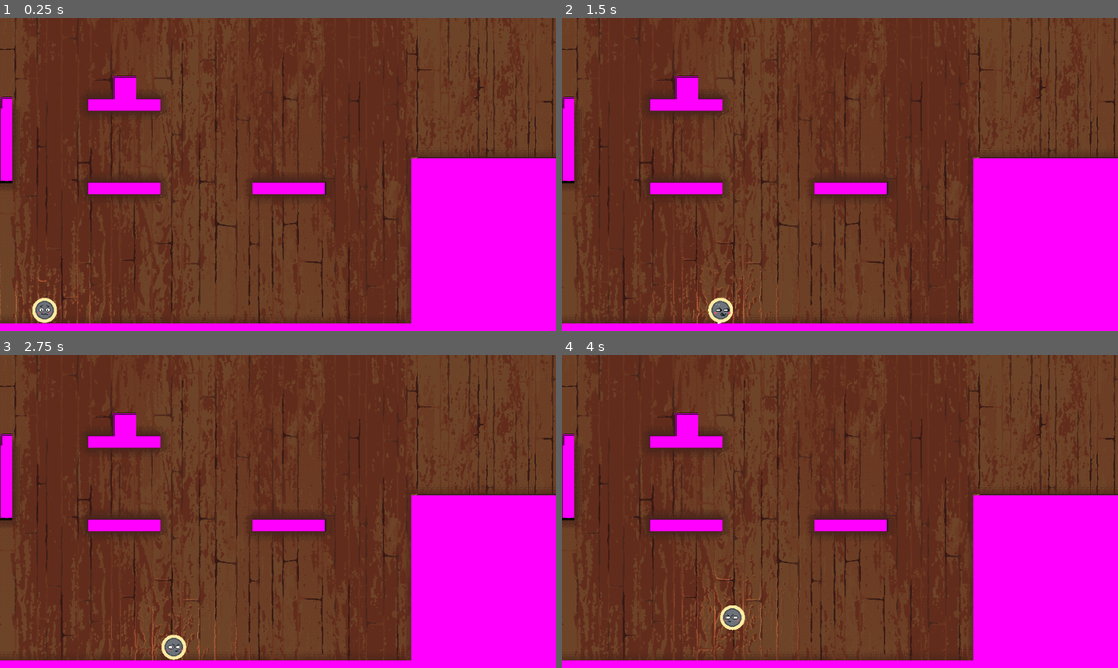
Above: before the commit, frames 1-4 (two rows, left to right).
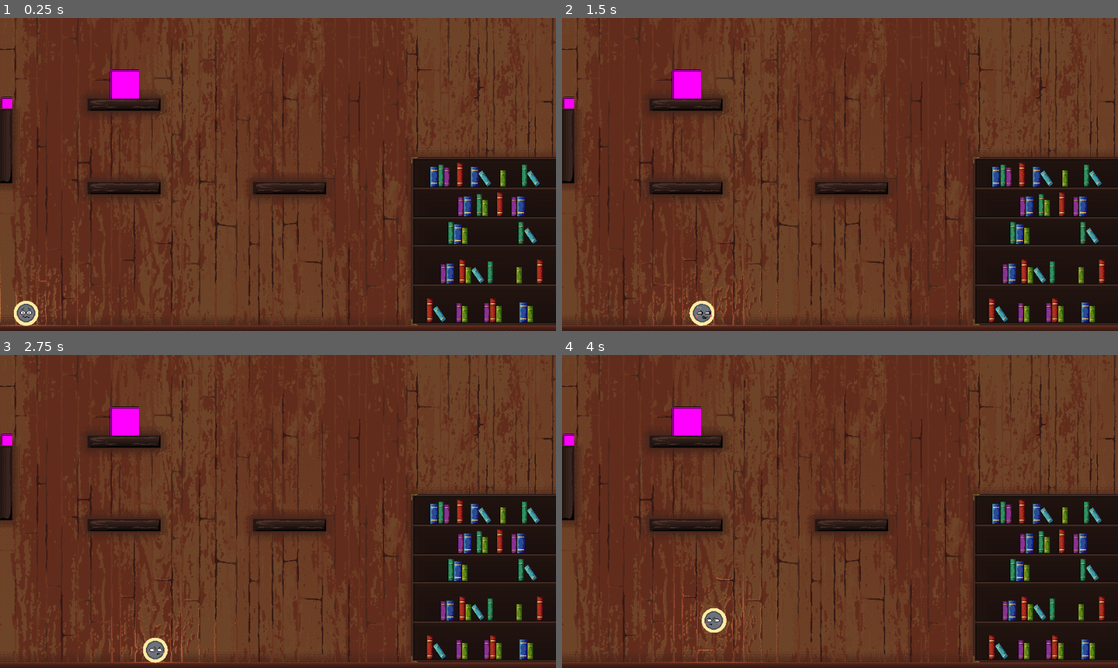
Above: after the commit, the same moments.

Repository: NAERNON/ggj-2026-mask
Game: Godot game, scene res://scenes/main.tscn
Same seed, same stepped clock (60 frames per second), same inputs: the game is played once before the commit and once after it.
Inputs:
- Up to frame 1 (0.25 s): no input
- Up to frame 2 (1.5 s): tap Enter at 0.5 s; hold D (move_tape_right) 0.53-1.28 s; hold R (move_tape_reroll) 0.53-1.28 s; tap Space (move_tape_jump) at 0.77 s; hold S (move_tape_down) from 1.28 s (still down); tap G (tape_switch_grip) at 1.35 s
- Up to frame 3 (2.75 s): tap Space (move_tape_jump) at 1.52 s; release S (move_tape_down) at 2.03 s; hold D (move_tape_right) from 2.03 s (still down); hold R (move_tape_reroll) from 2.03 s (still down)
- Up to frame 4 (4 s): release D (move_tape_right) at 2.78 s; release R (move_tape_reroll) at 2.78 s; hold W (move_tape_up) 2.78-3.53 s; tap G (tape_switch_grip) at 2.85 s; tap Space (move_tape_jump) at 3.02, 3.77 s; hold A (move_tape_left) from 3.53 s (still down); hold R (move_tape_reroll) from 3.53 s (still down)

The runs differ from the first frame. In frame 1, 19% of the frame differs, in the area x 0-100%, y 16-100%; in frame 2, 19%; in frame 3, 19%; in frame 4, 19%.

Commit message:
Add sound and music

Diff:
--- a/scenes/main.gd
+++ b/scenes/main.gd
@@ -9,6 +9,11 @@
 @export var platforms : Node
 @export var restock   : StaticBody2D
 @export_range(0.0, 1000.0, 10.0) var restock_value : float
+
+@export var main_music : AudioStreamPlayer
+@export var rip_scotch : AudioStreamPlayer
+@export var unroll_scotch : AudioStreamPlayer
+
 
 var _masking_tapes : Array[Line2D]
 
@@ -127,6 +132,8 @@
 	if _current_tape :
 		_masking_tapes.append(_current_tape)
 	_current_tape = null
+	rip_scotch.play(0.22)
+	unroll_scotch.stop()
 
 func _on_masking_tape_start_grip() -> void:
 	_current_tape = Line2D.new()
@@ -140,6 +147,8 @@
 	if masking_tape.is_on_wall() or masking_tape.is_on_floor() :
 		masking_tape.reroll_target = _current_tape.get_point_position(_nb_current_tape_points-1) - masking_tape.contact_floor.position * masking_tape.scale
 		add_tape_point(masking_tape.contact_floor.global_position)
+
+	unroll_scotch.play()
 
 func _on_masking_tape_touch_or_leave_floor() -> void:
 	if _current_tape and not masking_tape._is_rerolling:
--- a/scenes/main.tscn
+++ b/scenes/main.tscn
@@ -4,20 +4,21 @@
 [ext_resource type="PackedScene" uid="uid://ba5ixoxqnb3gk" path="res://assets/masking_tape.tscn" id="1_o5qli"]
 [ext_resource type="Texture2D" uid="uid://cj1mrtn34jdjd" path="res://aseprite/house/background.tres" id="2_sugp2"]
 [ext_resource type="Texture2D" uid="uid://i2k4p6ekqwfd" path="res://aseprite/house/light.png" id="4_jyhfs"]
+[ext_resource type="AudioStream" uid="uid://bhriy1xavnqf7" path="res://arts/musics/Saxo-scotche goofy song.mp3" id="5_tbgi4"]
+[ext_resource type="AudioStream" uid="uid://xp6qno3otn23" path="res://arts/musics/Rupture scotch.mp3" id="6_tefeu"]
+[ext_resource type="AudioStream" uid="uid://cijr6u0a4t0xb" path="res://arts/musics/OBJTape_Ruban adhesif 1 (ID 0297)_LaSonotheque.fr.mp3" id="7_o6xl0"]
 
 [sub_resource type="RectangleShape2D" id="RectangleShape2D_0wfyh"]
-size = Vector2(250, 285)
-
-[sub_resource type="PlaceholderTexture2D" id="PlaceholderTexture2D_o5qli"]
+size = Vector2(250, 290)
 
 [sub_resource type="RectangleShape2D" id="RectangleShape2D_o5qli"]
-size = Vector2(125, 20)
+size = Vector2(126, 21)
 
 [sub_resource type="RectangleShape2D" id="RectangleShape2D_sugp2"]
-size = Vector2(20, 125)
+size = Vector2(21, 129.25)
 
 [sub_resource type="RectangleShape2D" id="RectangleShape2D_jyhfs"]
-size = Vector2(750, 20)
+size = Vector2(750, 17)
 
 [sub_resource type="RectangleShape2D" id="RectangleShape2D_tbgi4"]
 size = Vector2(20, 600)
@@ -26,17 +27,17 @@
 size = Vector2(20, 600)
 
 [sub_resource type="RectangleShape2D" id="RectangleShape2D_o6xl0"]
-size = Vector2(40, 40)
+size = Vector2(50, 50)
 
 [sub_resource type="PlaceholderTexture2D" id="PlaceholderTexture2D_tipki"]
-size = Vector2(40, 40)
+size = Vector2(50, 50)
 
 [sub_resource type="CircleShape2D" id="CircleShape2D_tbgi4"]
 
 [sub_resource type="PlaceholderTexture2D" id="PlaceholderTexture2D_jyhfs"]
 size = Vector2(20, 20)
 
-[node name="Main" type="Node2D" unique_id=714016782 node_paths=PackedStringArray("masking_tape", "platforms", "restock")]
+[node name="Main" type="Node2D" unique_id=714016782 node_paths=PackedStringArray("masking_tape", "platforms", "restock", "main_music", "rip_scotch", "unroll_scotch")]
 script = ExtResource("1_0wfyh")
 masking_tape = NodePath("MaskingTape")
 epsilon_tape = 1.0
@@ -44,6 +45,9 @@
 platforms = NodePath("Platforms")
 restock = NodePath("Restock")
 restock_value = 300.0
+main_music = NodePath("MainMusic")
+rip_scotch = NodePath("RipScotch")
+unroll_scotch = NodePath("UnrollScotch")
 
 [node name="Background" type="Sprite2D" parent="." unique_id=323147266]
 light_mask = 3
@@ -51,10 +55,9 @@
 offset = Vector2(480, 270)
 
 [node name="MaskingTape" parent="." unique_id=311947507 instance=ExtResource("1_o5qli")]
-position = Vector2(77, 510)
+position = Vector2(45, 506)
 collision_layer = 0
 collision_mask = 15
-floor_max_angle = 1.3962634
 floor_snap_length = 5.0
 initial_tape_dist = 600.0
 roll_acceleration = 450.0
@@ -78,65 +81,41 @@
 [node name="CollisionShape2D" type="CollisionShape2D" parent="Platforms/Library" unique_id=1030156514]
 shape = SubResource("RectangleShape2D_0wfyh")
 
-[node name="Sprite2D" type="Sprite2D" parent="Platforms/Library" unique_id=578743585]
-scale = Vector2(250, 285)
-texture = SubResource("PlaceholderTexture2D_o5qli")
-
 [node name="Shelf1" type="StaticBody2D" parent="Platforms" unique_id=78843935]
 position = Vector2(499, 294)
 
 [node name="CollisionShape2D" type="CollisionShape2D" parent="Platforms/Shelf1" unique_id=187435732]
-position = Vector2(-0.5, 0)
+position = Vector2(1, -0.5)
 shape = SubResource("RectangleShape2D_o5qli")
-
-[node name="Sprite2D" type="Sprite2D" parent="Platforms/Shelf1" unique_id=492160534]
-scale = Vector2(125, 20)
-texture = SubResource("PlaceholderTexture2D_o5qli")
 
 [node name="Shelf2" type="StaticBody2D" parent="Platforms" unique_id=143559546]
 position = Vector2(215, 294)
 
 [node name="CollisionShape2D" type="CollisionShape2D" parent="Platforms/Shelf2" unique_id=576037438]
-position = Vector2(-0.5, 0)
+position = Vector2(-0.875, -0.75)
 shape = SubResource("RectangleShape2D_o5qli")
-
-[node name="Sprite2D" type="Sprite2D" parent="Platforms/Shelf2" unique_id=1239204147]
-scale = Vector2(125, 20)
-texture = SubResource("PlaceholderTexture2D_o5qli")
 
 [node name="Shelf3" type="StaticBody2D" parent="Platforms" unique_id=1514037618]
 position = Vector2(215, 150)
 
 [node name="CollisionShape2D" type="CollisionShape2D" parent="Platforms/Shelf3" unique_id=470567573]
-position = Vector2(-0.5, 0)
+position = Vector2(-1, -0.5)
 shape = SubResource("RectangleShape2D_o5qli")
-
-[node name="Sprite2D" type="Sprite2D" parent="Platforms/Shelf3" unique_id=484388257]
-scale = Vector2(125, 20)
-texture = SubResource("PlaceholderTexture2D_o5qli")
 
 [node name="Shelf4" type="StaticBody2D" parent="Platforms" unique_id=568626965]
 position = Vector2(11, 219)
 
 [node name="CollisionShape2D" type="CollisionShape2D" parent="Platforms/Shelf4" unique_id=1479471729]
-position = Vector2(-0.5, 0)
+position = Vector2(-0.5, 1.625)
 shape = SubResource("RectangleShape2D_sugp2")
-
-[node name="Sprite2D" type="Sprite2D" parent="Platforms/Shelf4" unique_id=1178034037]
-scale = Vector2(20, 125)
-texture = SubResource("PlaceholderTexture2D_o5qli")
 
 [node name="Ground" type="StaticBody2D" parent="." unique_id=1731318811]
 position = Vector2(475.00003, 537)
 scale = Vector2(1.5, 1)
 
 [node name="CollisionShape2D" type="CollisionShape2D" parent="Ground" unique_id=1645058030]
+position = Vector2(0, 1.5)
 shape = SubResource("RectangleShape2D_jyhfs")
-
-[node name="Sprite2D" type="Sprite2D" parent="Ground" unique_id=417878601]
-position = Vector2(-1.5258789e-05, 0)
-scale = Vector2(750, 20)
-texture = SubResource("PlaceholderTexture2D_o5qli")
 
 [node name="WallLeft" type="StaticBody2D" parent="." unique_id=98253075]
 
@@ -151,8 +130,8 @@
 shape = SubResource("RectangleShape2D_tefeu")
 
 [node name="Box" type="RigidBody2D" parent="." unique_id=962226803]
-position = Vector2(215, 120)
-mass = 0.001
+position = Vector2(215, 113)
+mass = 0.003
 
 [node name="CollisionShape2D" type="CollisionShape2D" parent="Box" unique_id=576251938]
 shape = SubResource("RectangleShape2D_o6xl0")
@@ -170,6 +149,20 @@
 [node name="Sprite2D" type="Sprite2D" parent="Restock" unique_id=1147071703]
 texture = SubResource("PlaceholderTexture2D_jyhfs")
 
+[node name="MainMusic" type="AudioStreamPlayer" parent="." unique_id=127968638]
+stream = ExtResource("5_tbgi4")
+autoplay = true
+parameters/looping = true
+
+[node name="RipScotch" type="AudioStreamPlayer" parent="." unique_id=1216850612]
+stream = ExtResource("6_tefeu")
+volume_db = 4.0
+
+[node name="UnrollScotch" type="AudioStreamPlayer" parent="." unique_id=1057637298]
+stream = ExtResource("7_o6xl0")
+volume_db = 3.193
+parameters/looping = true
+
 [connection signal="end_grip" from="MaskingTape" to="." method="_on_masking_tape_end_grip"]
 [connection signal="reroll" from="MaskingTape" to="." method="_on_masking_tape_reroll"]
 [connection signal="start_grip" from="MaskingTape" to="." method="_on_masking_tape_start_grip"]
--- a/scripts/masking_tape.gd
+++ b/scripts/masking_tape.gd
@@ -70,7 +70,7 @@
 	_tape_len     = initial_tape_dist
 	wheel.max_weight = _tape_len / 100.0
 	_circle = collision.shape
-	_circle.radius = 16 + wheel.max_weight
+	_circle.radius = 16 + wheel.max_weight - 2
 
 func _physics_process(delta : float) -> void :
 	get_input(delta)
@@ -184,18 +184,11 @@
 func update_used_tape_len(used_tape : float) -> void :
 	_used_tape_len = used_tape
 	wheel.fill_ratio = 1.0 - (_used_tape_len / _tape_len)
-	_circle.radius = 16 + wheel.max_weight * wheel.fill_ratio
-	if abs(contact_floor.position.x) > 0 :
-		contact_floor.position.y = 0
-		contact_floor.position.x = sign(contact_floor.position.x) * _circle.radius
-	else :
-		contact_floor.position.y = _circle.radius
-		contact_floor.position.x = 0
 
 func add_max_tape(tape_restock : float) -> void :
 	_tape_len += tape_restock
 	wheel.max_weight = _tape_len / 100.0
-	_circle.radius = 16 + wheel.max_weight * wheel.fill_ratio
+	_circle.radius = 16 + wheel.max_weight - 2
 
 	if abs(contact_floor.position.x) > 0 :
 		contact_floor.position.y = 0
Not shown, added: arts/musics/OBJTape_Ruban adhesif 1 (ID 0297)_LaSonotheque.fr.mp3.import
Not shown, added: arts/musics/Rupture scotch.mp3.import
Not shown, added: arts/musics/Saxo-scotche goofy song.mp3.import
Not shown, added: arts/musics/OBJTape_Ruban adhesif 1 (ID 0297)_LaSonotheque.fr.mp3
Not shown, added: arts/musics/Rupture scotch.mp3
Not shown, added: arts/musics/Saxo-scotche goofy song.mp3
